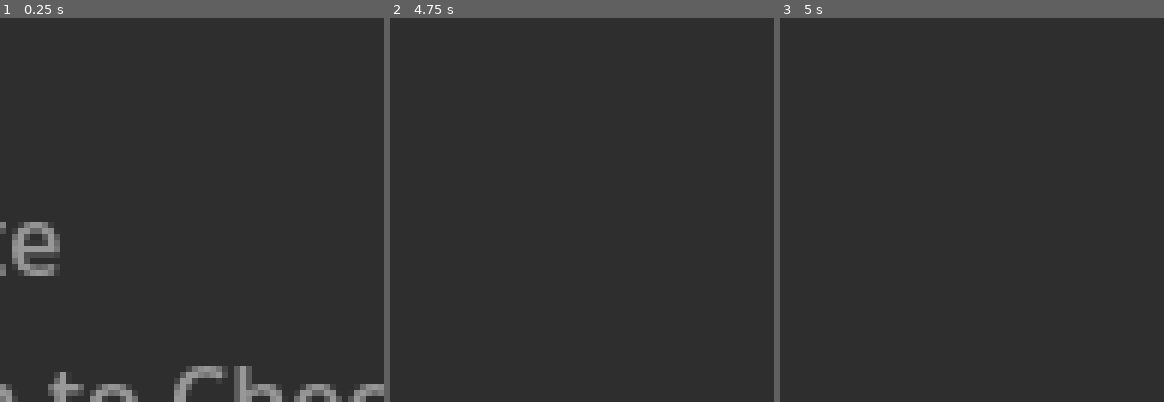
Above: before the commit, frames 1-3 (left to right).
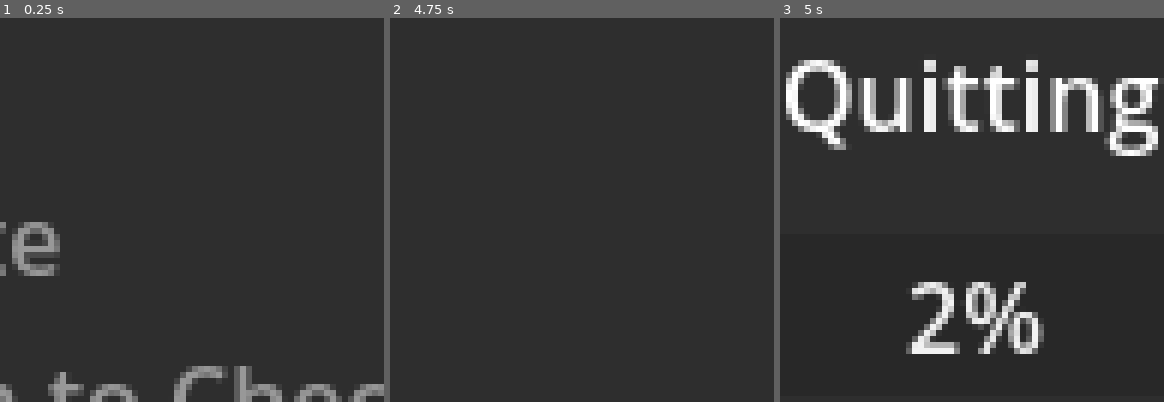
Above: after the commit, the same moments.

Repository: KaizNike/Godot-Notes
Game: Godot game, scene res://app.tscn
Two runs of this game, one before a commit and one after it. Both use one fixed random seed, a clock stepped at 60 frames per second and the inputs below.
Inputs (mouse positions are in pixels of both pictures, inside the frame that each line leads up to):
- Up to frame 1 (0.25 s): no input
- Up to frame 2 (4.75 s): click (582, 302) at 0.52 s; type "Alex" at 0.6 s; tap Enter at 1.25, 2.75, 4.25 s; tap Space at 2, 3.5 s
- Up to frame 3 (5 s): tap Escape (ui_cancel) at 4.9 s

Frames 1-2 are identical in both runs. In frame 3, 13% of the frame differs, in the area x 1-99%, y 10-88%.

Commit message:
V3 Preparation for Resizing Windows
Quitting and resizing. Now need to save window size.

Diff:
--- a/Godot Notes/app.gd
+++ b/Godot Notes/app.gd
@@ -6,8 +6,11 @@
 var root_window
 var noteNum = 2
 
+var quitting = false
+
 
 func _ready():
+	$QuitPopup.unfocusable = true
 	root_window = $Window
 	Globals.add_note.connect(add_note)
 	#get_tree().set_auto_accept_quit(false)
@@ -24,6 +27,39 @@
 		if nodes.size() > 0:
 			save_notes()
 		get_tree().quit(1)
+
+func _input(event):
+	#print(quitting)
+	#if event.is_action_released("quit") and quitting:
+		#quitting = false
+		#print("STEP2")
+	#if event.is_action_pressed("quit") and not quitting:
+		#$QuitPopup.popup()
+		#print("STEP1")
+		#quitting = true
+	if event.is_action_pressed("save"):
+		print("save started!")
+		save_notes()
+		root_window.get_node("Popup").show()
+		root_window.get_node("PopupTimer").start()
+
+
+
+func _physics_process(delta):
+	#print(Input.is_action_pressed("ui_cancel"))
+	if Input.is_action_pressed("ui_cancel"):
+		if not quitting:
+			quitting = true
+			$QuitPopup.show()
+	if quitting:
+		#root_window.grab_focus()
+		$QuitPopup/PanelContainer/VSplitContainer/QuitProgress.value += delta
+	else:
+		$QuitPopup/PanelContainer/VSplitContainer/QuitProgress.value = 0
+		$QuitPopup.hide()
+	if not Input.is_action_pressed("ui_cancel"):
+		quitting = false
+
 
 func add_note():
 	var new_note = note.instantiate()
@@ -139,3 +175,10 @@
 			pass
 	print(noteNum-1, " Notes loaded:")
 	pass
+
+
+func _on_progress_bar_value_changed(value):
+	print(value)
+	if value == $QuitPopup/PanelContainer/VSplitContainer/QuitProgress.max_value:
+		save_notes()
+		get_tree().quit(3)
--- a/Godot Notes/app.tscn
+++ b/Godot Notes/app.tscn
@@ -14,4 +14,33 @@
 theme_override_colors/font_color = Color(1, 0.882353, 0, 1)
 theme_override_colors/font_placeholder_color = Color(1, 0.882353, 0, 1)
 
+[node name="QuitPopup" type="Popup" parent="."]
+initial_position = 4
+borderless = false
+
+[node name="PanelContainer" type="PanelContainer" parent="QuitPopup"]
+anchors_preset = 15
+anchor_right = 1.0
+anchor_bottom = 1.0
+grow_horizontal = 2
+grow_vertical = 2
+
+[node name="VSplitContainer" type="VSplitContainer" parent="QuitPopup/PanelContainer"]
+layout_mode = 2
+size_flags_vertical = 4
+collapsed = true
+dragger_visibility = 1
+
+[node name="Label" type="Label" parent="QuitPopup/PanelContainer/VSplitContainer"]
+layout_mode = 2
+text = "Quitting"
+horizontal_alignment = 1
+vertical_alignment = 1
+
+[node name="QuitProgress" type="ProgressBar" parent="QuitPopup/PanelContainer/VSplitContainer"]
+layout_mode = 2
+max_value = 5.0
+
+[connection signal="value_changed" from="QuitPopup/PanelContainer/VSplitContainer/QuitProgress" to="." method="_on_progress_bar_value_changed"]
+
 [editable path="Window"]
--- a/Godot Notes/check_list_item.tscn
+++ b/Godot Notes/check_list_item.tscn
@@ -6,6 +6,7 @@
 
 [node name="CheckBox" type="CheckBox" parent="."]
 layout_mode = 2
+tooltip_text = "Check when done!"
 
 [node name="LineEdit" type="LineEdit" parent="."]
 layout_mode = 2
--- a/Godot Notes/project.godot
+++ b/Godot Notes/project.godot
@@ -27,6 +27,19 @@
 window/size/initial_position_type=3
 window/subwindows/embed_subwindows=false
 
+[input]
+
+save={
+"deadzone": 0.5,
+"events": [Object(InputEventKey,"resource_local_to_scene":false,"resource_name":"","device":-1,"window_id":0,"alt_pressed":false,"shift_pressed":false,"ctrl_pressed":true,"meta_pressed":false,"pressed":false,"keycode":0,"physical_keycode":83,"key_label":0,"unicode":0,"echo":false,"script":null)
+]
+}
+quit={
+"deadzone": 0.5,
+"events": [Object(InputEventKey,"resource_local_to_scene":false,"resource_name":"","device":-1,"window_id":0,"alt_pressed":false,"shift_pressed":false,"ctrl_pressed":false,"meta_pressed":false,"pressed":false,"keycode":0,"physical_keycode":4194305,"key_label":0,"unicode":0,"echo":false,"script":null)
+]
+}
+
 [rendering]
 
 renderer/rendering_method="gl_compatibility"
--- a/Godot Notes/window.gd
+++ b/Godot Notes/window.gd
@@ -6,6 +6,8 @@
 var checkItems = 0
 
 func _ready():
+	#$Popup.popup()
+	#$PopupTimer.start()
 	if not child:
 		#$VBoxContainer/HBoxContainer/LineEdit.theme_override_colors.font_color = Color("#ffe100")
 		#$VBoxContainer/HBoxContainer/LineEdit.theme_override_colors.font_placeholder_color = Color("#ffe100")
@@ -44,13 +46,32 @@
 				node.queue_free()
 	var new = checkList.instantiate()
 	checkItems += 1
+	new.get_node("LineEdit").tooltip_text = "Checkitem #" + str(checkItems)
 	new.get_node("LineEdit").placeholder_text = str(checkItems) + ":"
 	$VBoxContainer/ScrollContainer/VBoxContainer2.add_child(new)
+
+func _input(event):
+	if event.is_action_pressed("save"):
+		print("Inner save.")
+		var parent = get_parent()
+		if parent is Window:
+			parent = parent.get_parent()
+		parent.save_notes()
+		$Popup.popup()
+		$PopupTimer.start()
+		print("Saved!")
+
 
 
 func add_check_note(text):
 	var new = checkList.instantiate()
 	checkItems += 1
+	new.get_node("LineEdit").tooltip_text = "Checkitem #" + str(checkItems)
 	new.get_node("LineEdit").placeholder_text = str(checkItems) + ":"
 	new.get_node("LineEdit").text = text
 	$VBoxContainer/ScrollContainer/VBoxContainer2.add_child(new)
+
+
+func _on_popup_timer_timeout():
+	$Popup.hide()
+	pass # Replace with function body.
--- a/Godot Notes/window.tscn
+++ b/Godot Notes/window.tscn
@@ -7,7 +7,6 @@
 title = "Godot Notes!"
 initial_position = 1
 size = Vector2i(250, 250)
-unresizable = true
 script = ExtResource("1_8g44g")
 checkList = ExtResource("2_oiur5")
 
@@ -32,6 +31,7 @@
 [node name="LineEdit" type="LineEdit" parent="VBoxContainer/HBoxContainer"]
 layout_mode = 2
 size_flags_horizontal = 3
+tooltip_text = "Note Title"
 placeholder_text = "First Note"
 
 [node name="CheckButton" type="Button" parent="VBoxContainer/HBoxContainer"]
@@ -62,16 +62,38 @@
 layout_mode = 2
 size_flags_vertical = 3
 size_flags_stretch_ratio = 3.0
-placeholder_text = "This is where all your text goest!
+tooltip_text = "Note Body - Write Here!"
+placeholder_text = "Text goest here!
+CTRL+S to Save to Docs.
 
 + - New Note
 * - Add Item to Checklist
 ^ - Pin Window above all else"
-context_menu_enabled = false
 wrap_mode = 1
 draw_tabs = true
+
+[node name="Popup" type="Popup" parent="."]
+initial_position = 4
+unresizable = false
+borderless = false
+
+[node name="PanelContainer" type="PanelContainer" parent="Popup"]
+anchors_preset = 15
+anchor_right = 1.0
+anchor_bottom = 1.0
+grow_horizontal = 2
+grow_vertical = 2
+
+[node name="Label" type="Label" parent="Popup/PanelContainer"]
+layout_mode = 2
+text = "Saved"
+horizontal_alignment = 1
+
+[node name="PopupTimer" type="Timer" parent="."]
+wait_time = 8.0
 
 [connection signal="close_requested" from="." to="." method="_on_close_requested"]
 [connection signal="pressed" from="VBoxContainer/HBoxContainer/AddButton" to="." method="_on_add_button_pressed"]
 [connection signal="pressed" from="VBoxContainer/HBoxContainer/CheckButton" to="." method="_on_check_button_pressed"]
 [connection signal="toggled" from="VBoxContainer/HBoxContainer/FocusButton" to="." method="_on_focus_button_toggled"]
+[connection signal="timeout" from="PopupTimer" to="." method="_on_popup_timer_timeout"]
